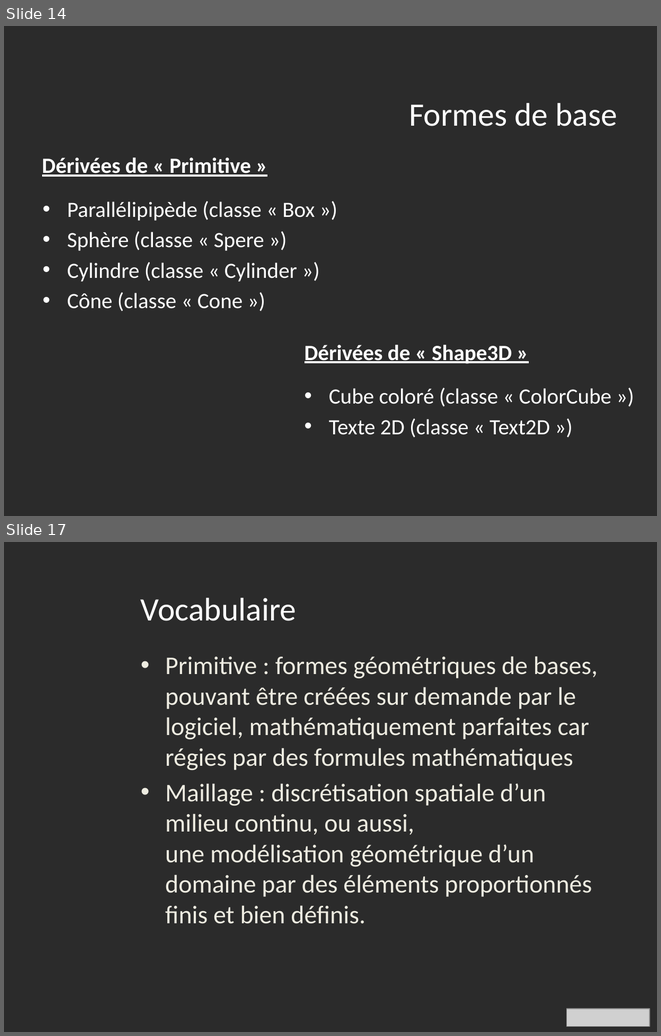
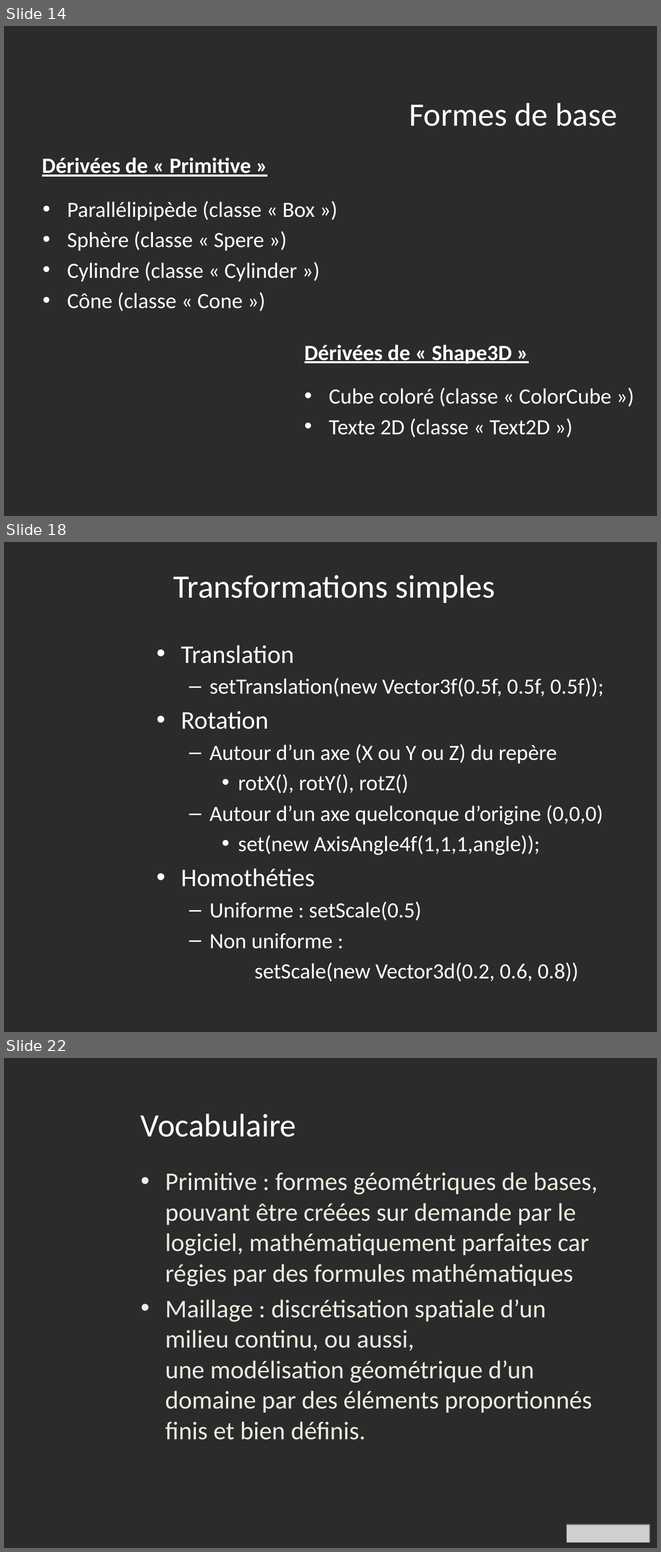
Before and after one commit to IlsanS/Math3D, a slide deck: powerpoint/Présentation1_Ben.pptx. Shown one above the other, each under a label of ours: slides 14 and 17 before the commit, slides 14, 18 and 22 after it; the slides between them are not shown. The pictures are 661x1036 and 661x1552 pixels, drawn with LibreOffice and Linux fonts; fonts in the diff are those of the drawing; grey boxes stand for pictures; background and template pictures are left out; a plain dark background stands for a picture behind light text. Boxes give left, top, right and bottom in pixels: in the first picture for what was removed or moved away, otherwise in the second. Text is boxed around its words. In the diff, an @@ line names an element or a change of style, - is before the commit and + after.

```diff
--- a/powerpoint/Présentation1_Ben.pptx
+++ b/powerpoint/Présentation1_Ben.pptx
@@ slide 18 added at box(4, 542, 657, 1032), background picture (left out) @@
@@ title added at box(174, 575, 495, 603), 36 pt, text #FFFFFF @@
+Transformations simples
@@ text added at box(181, 645, 604, 981), 24 pt, text #FFFFFF @@
+• Translation
+  – setTranslation(new Vector3f(0.5f, 0.5f, 0.5f));
+• Rotation
+  – Autour d’un axe (X ou Y ou Z) du repère
+    • rotX(), rotY(), rotZ()
+  – Autour d’un axe quelconque d’origine (0,0,0)
+    • set(new AxisAngle4f(1,1,1,angle));
+• Homothéties
+  – Uniforme : setScale(0.5)
+  – Non uniforme :
+  setScale(new Vector3d(0.2, 0.6, 0.8))
@@ what was slide 17 is now slide 22 @@
```
Also in this commit, not shown: 1 slide changed, 4 other slides added, 2 other files.
